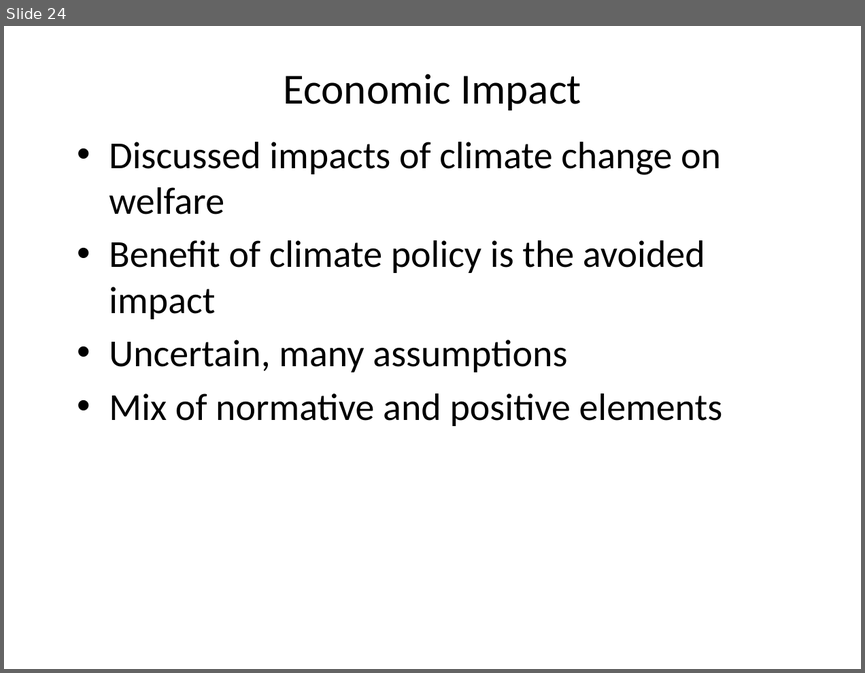
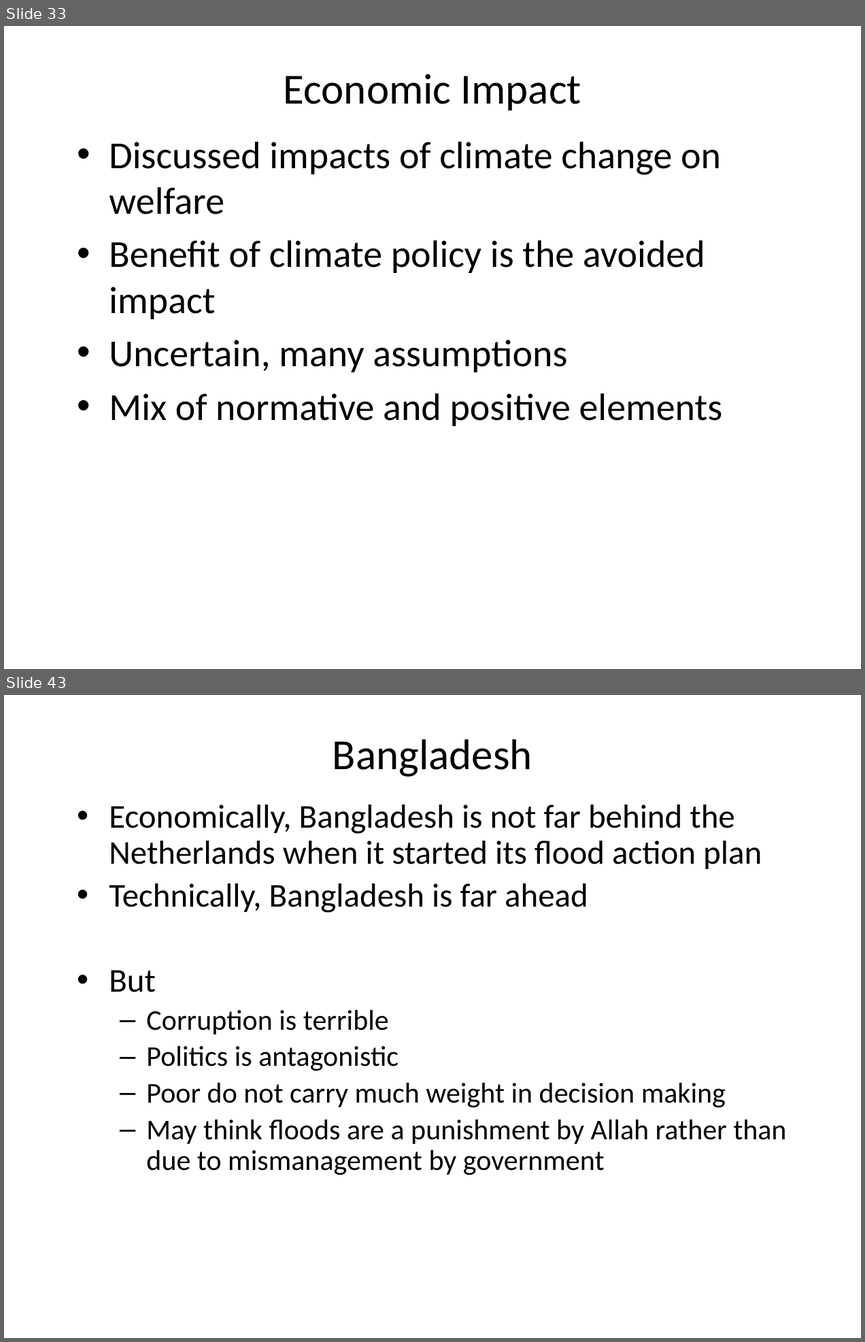
Before and after one commit to rtol/ClimateEconomics, a slide deck: cceug6 econimp.pptx. Shown one above the other, each under a label of ours: slide 24 before the commit, slides 33 and 43 after it; the slides between them are not shown. The pictures are 865x673 and 865x1342 pixels, drawn with LibreOffice and Linux fonts; fonts in the diff are those of the drawing. Boxes give left, top, right and bottom in pixels: in the first picture for what was removed or moved away, otherwise in the second. Text is boxed around its words. In the diff, an @@ line names an element or a change of style, - is before the commit and + after.

```diff
--- a/cceug6 econimp.pptx
+++ b/cceug6 econimp.pptx
@@ slide 43 added at (x1=4, y1=695, x2=861, y2=1338), background #FFFFFF @@
@@ title added at (x1=332, y1=739, x2=532, y2=777), 36 pt, text #000000 @@
+Bangladesh
@@ text added at (x1=109, y1=804, x2=786, y2=1175), 24 pt, text #000000 @@
+• Economically, Bangladesh is not far behind the Netherlands when it started its flood action plan
+• Technically, Bangladesh is far ahead
+• But
+  – Corruption is terrible
+  – Politics is antagonistic
+  – Poor do not carry much weight in decision making
+  – May think floods are a punishment by Allah rather than due to mismanagement by government
@@ what was slide 24 is now slide 33 @@
```
Also in this commit, not shown: 3 slides changed, 21 other slides added, 7 other files.
